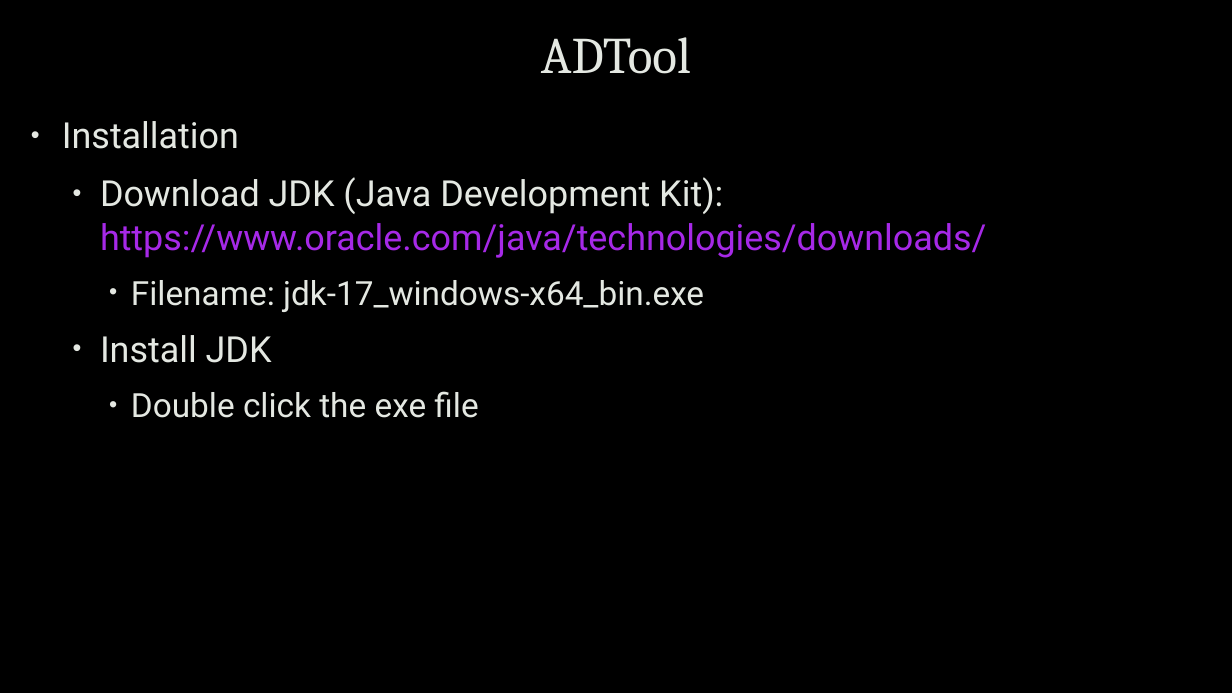
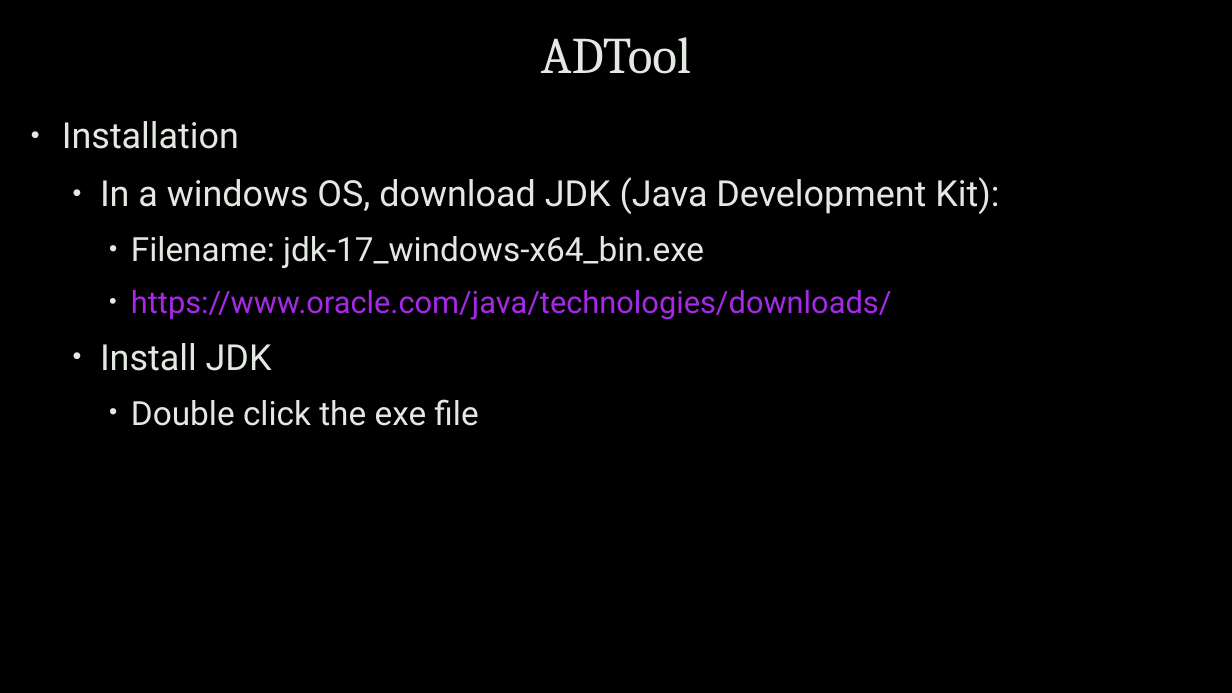
Before and after one commit to uwacyber/cits1003, a slide deck: slide 30 of cits1003-lecture_slides/CITS1003-7 Incidents-exercises.pptx. Drawn at 1232x693 pixels with LibreOffice and Linux fonts; fonts in the diff are those of the drawing; background and template pictures are left out. Boxes give left, top, right and bottom in pixels: in the first picture for what was removed or moved away, otherwise in the second. Text is boxed around its words. In the diff, an @@ line names an element or a change of style, - is before the commit and + after.

```diff
--- a/cits1003-lecture_slides/CITS1003-7 Incidents-exercises.pptx
+++ b/cits1003-lecture_slides/CITS1003-7 Incidents-exercises.pptx
@@ text at (100, 177, 999, 214): text changed; text colour #A629E7 to #E4E8E2 @@
-  • Download JDK (Java Development Kit): https://www.oracle.com/java/technologies/downloads/
+  • In a windows OS, download JDK (Java Development Kit):
@@ text at (131, 290, 892, 320): paragraph added @@
+    • https://www.oracle.com/java/technologies/downloads/
```
Also in this commit, not shown: 5 other slides changed, 1 slide added, 3 slides removed.
